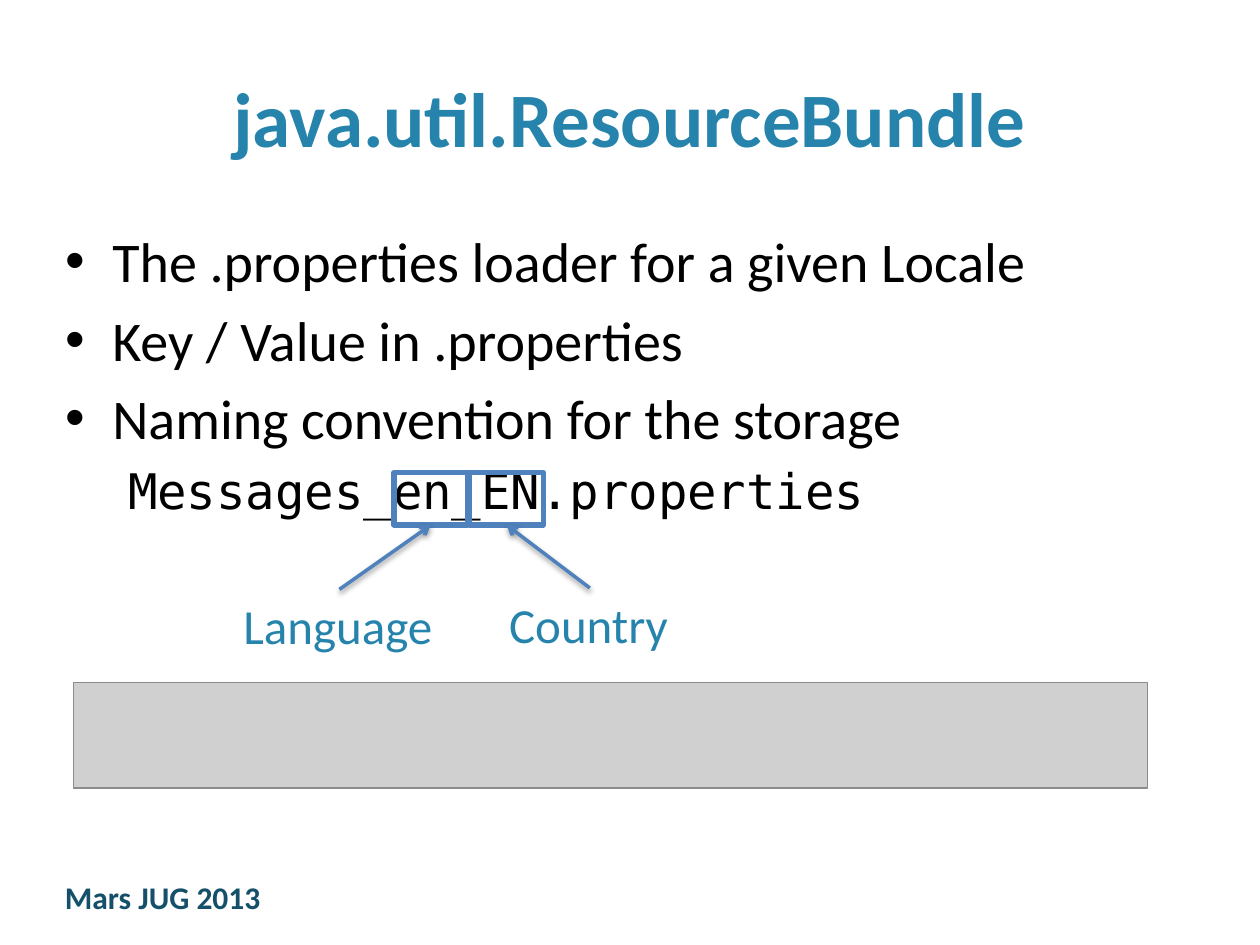
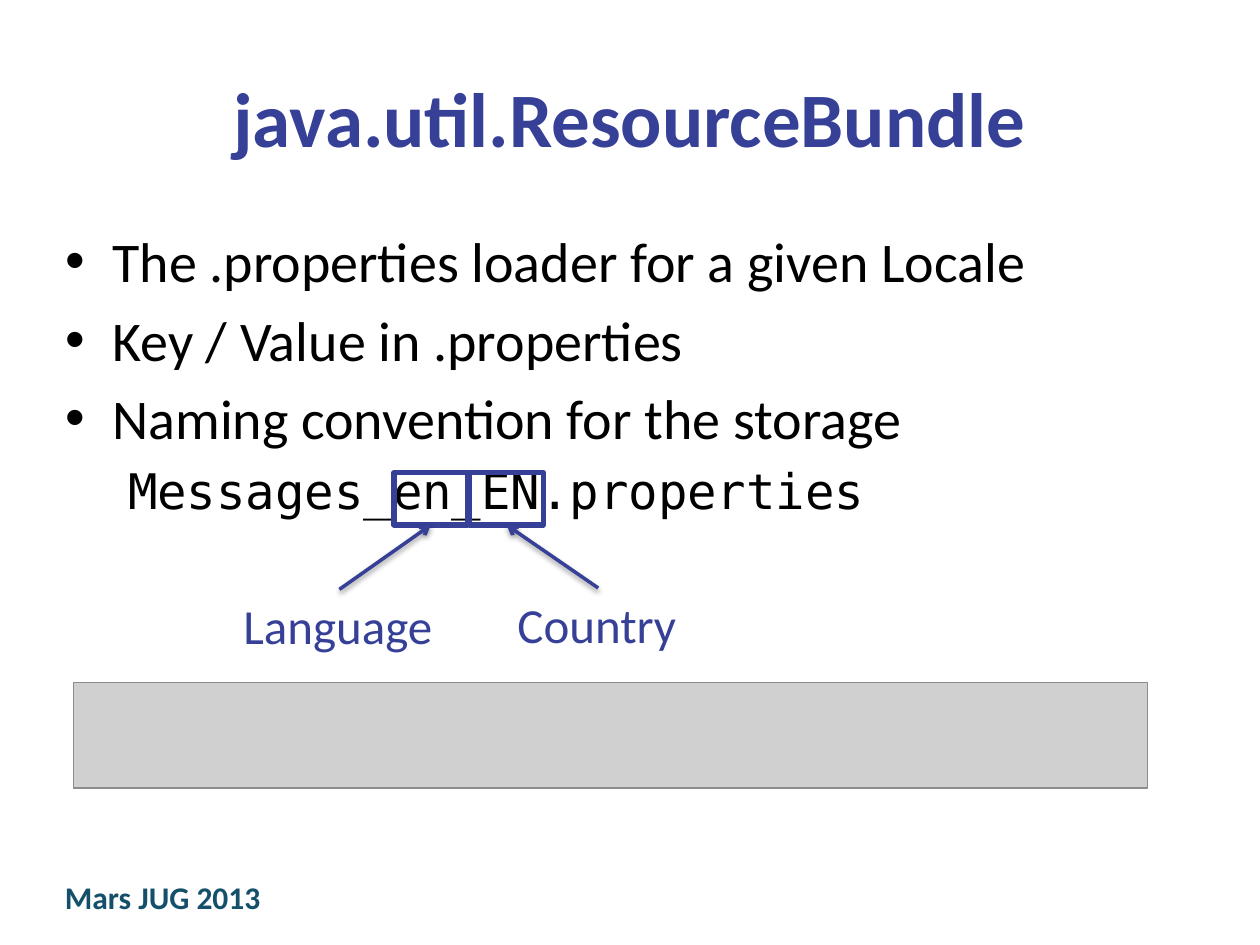
Before and after one commit to JustinRudat/ez18n, a slide deck: slide 7 of ez18n-slides/Jugs2013/SmartAnnotationProcessing_2013.pptx. Drawn at 1260x945 pixels with LibreOffice and Linux fonts; fonts in the diff are those of the drawing; grey boxes stand for pictures; background and template pictures are left out. Boxes give left, top, right and bottom in pixels: in the first picture for what was removed or moved away, otherwise in the second. Text is boxed around its words. In the diff, an @@ line names an element or a change of style, - is before the commit and + after.

```diff
--- a/ez18n-slides/Jugs2013/SmartAnnotationProcessing_2013.pptx
+++ b/ez18n-slides/Jugs2013/SmartAnnotationProcessing_2013.pptx
@@ rectangle at [394,472,467,525]: outline #4F81BD 3 pt to #364097 3 pt @@
@@ rectangle at [470,472,543,525]: outline #4F81BD 3 pt to #364097 3 pt @@
@@ arrow (339, 590) - (431, 525): stroke #4F81BD 2 pt to #364097 2 pt @@
@@ arrow moved from (590, 588) - (507, 525) to (598, 588) - (507, 525) @@
@@ arrow (598, 588) - (507, 525): stroke #4F81BD 2 pt to #364097 2 pt @@
@@ text colour #2684AC to #364097 in 3 elements at [233,93,1025,160], [243,612,432,653], [517,611,676,651] @@
@@ text "Country": place and size @@
-text "Country" at [509,611,668,651]
+text "Country" at [517,611,676,651]
```
Also in this commit, not shown: 41 other slides changed, 1 other file.
